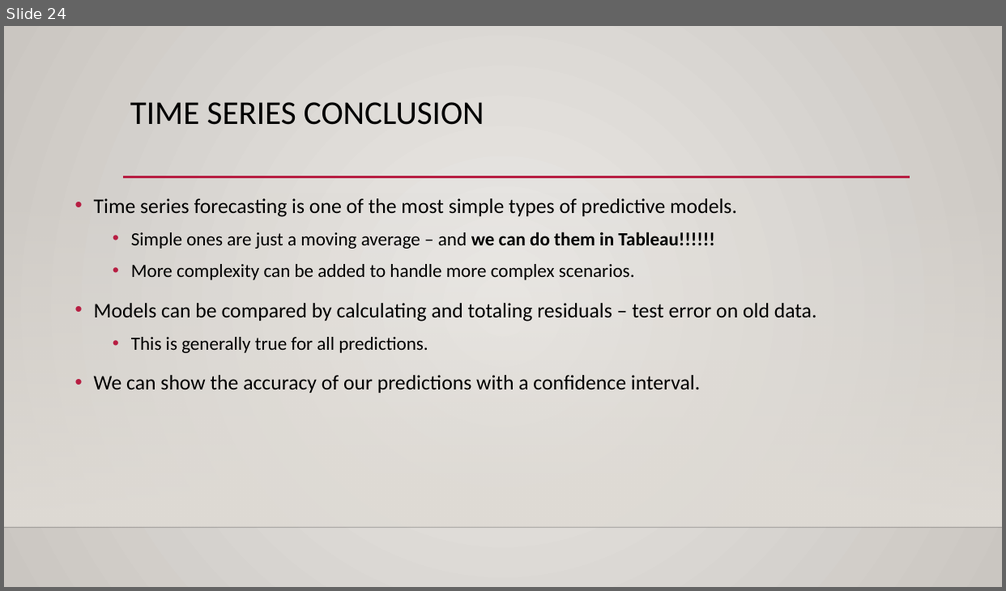
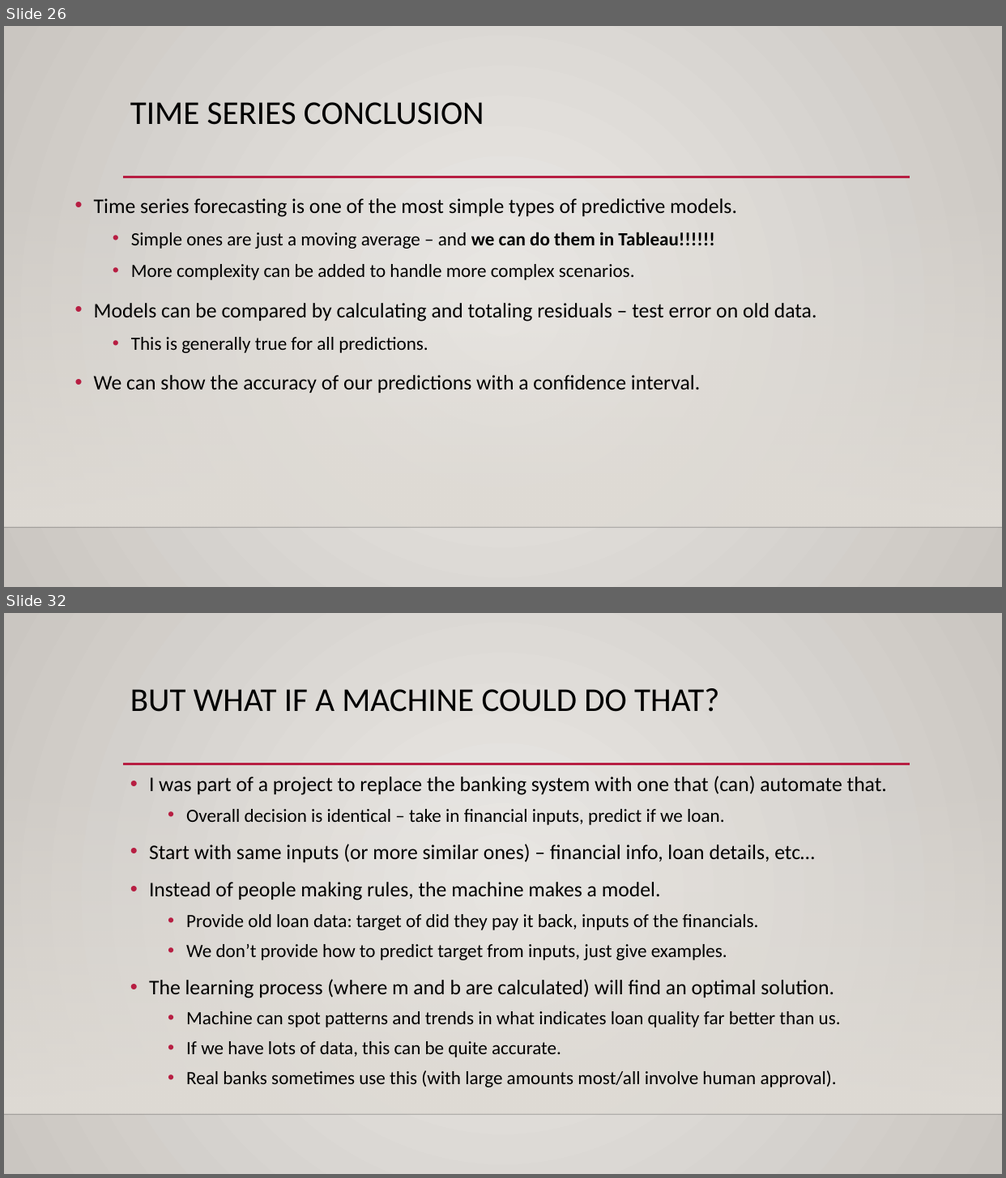
Before and after one commit to AkeemSemper/ml_datasets, a slide deck: slides/TimeSeries.pptx. Shown one above the other, each under a label of ours: slide 24 before the commit, slides 26 and 32 after it; the slides between them are not shown. The pictures are 1006x591 and 1006x1178 pixels, drawn with LibreOffice and Linux fonts; fonts in the diff are those of the drawing; background and template pictures are left out. Boxes give left, top, right and bottom in pixels: in the first picture for what was removed or moved away, otherwise in the second. Text is boxed around its words. In the diff, an @@ line names an element or a change of style, - is before the commit and + after.

```diff
--- a/slides/TimeSeries.pptx
+++ b/slides/TimeSeries.pptx
@@ slide 32 added at bbox=[4, 613, 1002, 1174], background gradient #ECEAE7 to #CAC7C1; not listed: 3 template elements that a slide beside it also shows @@
@@ title added at bbox=[130, 688, 719, 712], 32 pt, text #000000 @@
+BUT WHAT IF A MACHINE COULD DO THAT?
@@ text added at bbox=[149, 776, 887, 1088], 18 pt, text #000000 @@
+• I was part of a project to replace the banking system with one that (can) automate that.
+  • Overall decision is identical – take in financial inputs, predict if we loan.
+• Start with same inputs (or more similar ones) – financial info, loan details, etc…
+• Instead of people making rules, the machine makes a model.
+  • Provide old loan data: target of did they pay it back, inputs of the financials.
+  • We don’t provide how to predict target from inputs, just give examples.
+• The learning process (where m and b are calculated) will find an optimal solution.
+  • Machine can spot patterns and trends in what indicates loan quality far better than us.
+  • If we have lots of data, this can be quite accurate.
+  • Real banks sometimes use this (with large amounts most/all involve human approval).
@@ what was slide 24 is now slide 26 @@
```
Also in this commit, not shown: 1 slide changed, 15 other slides added, 1 slide removed, 1 other file.
